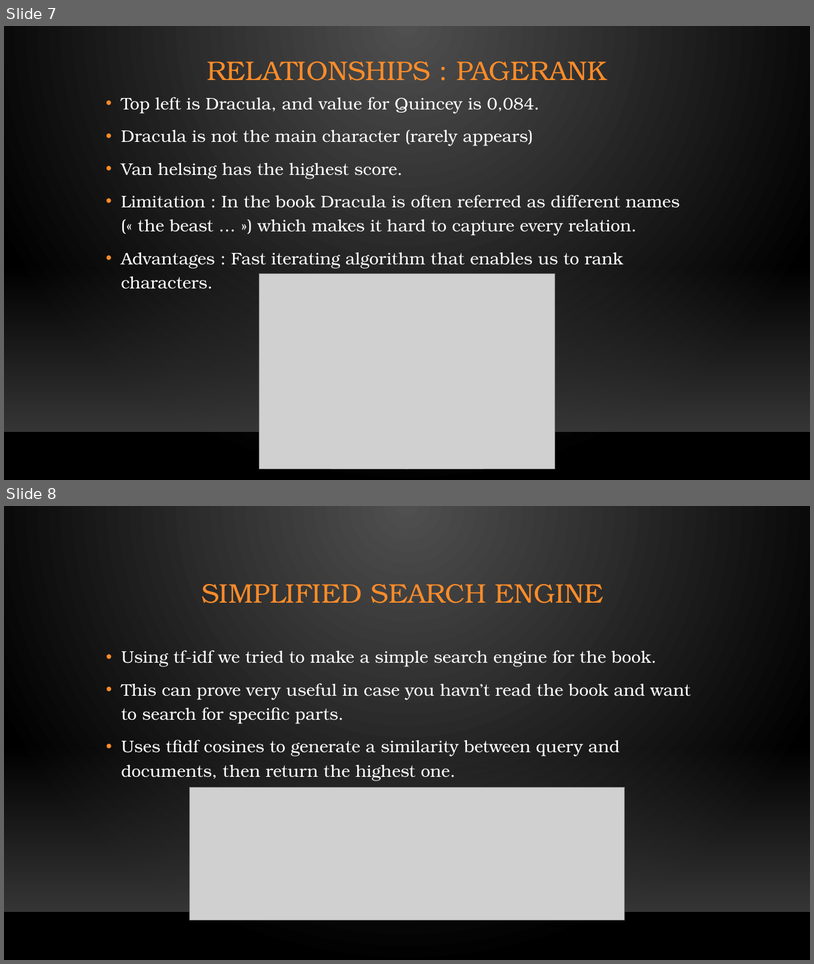
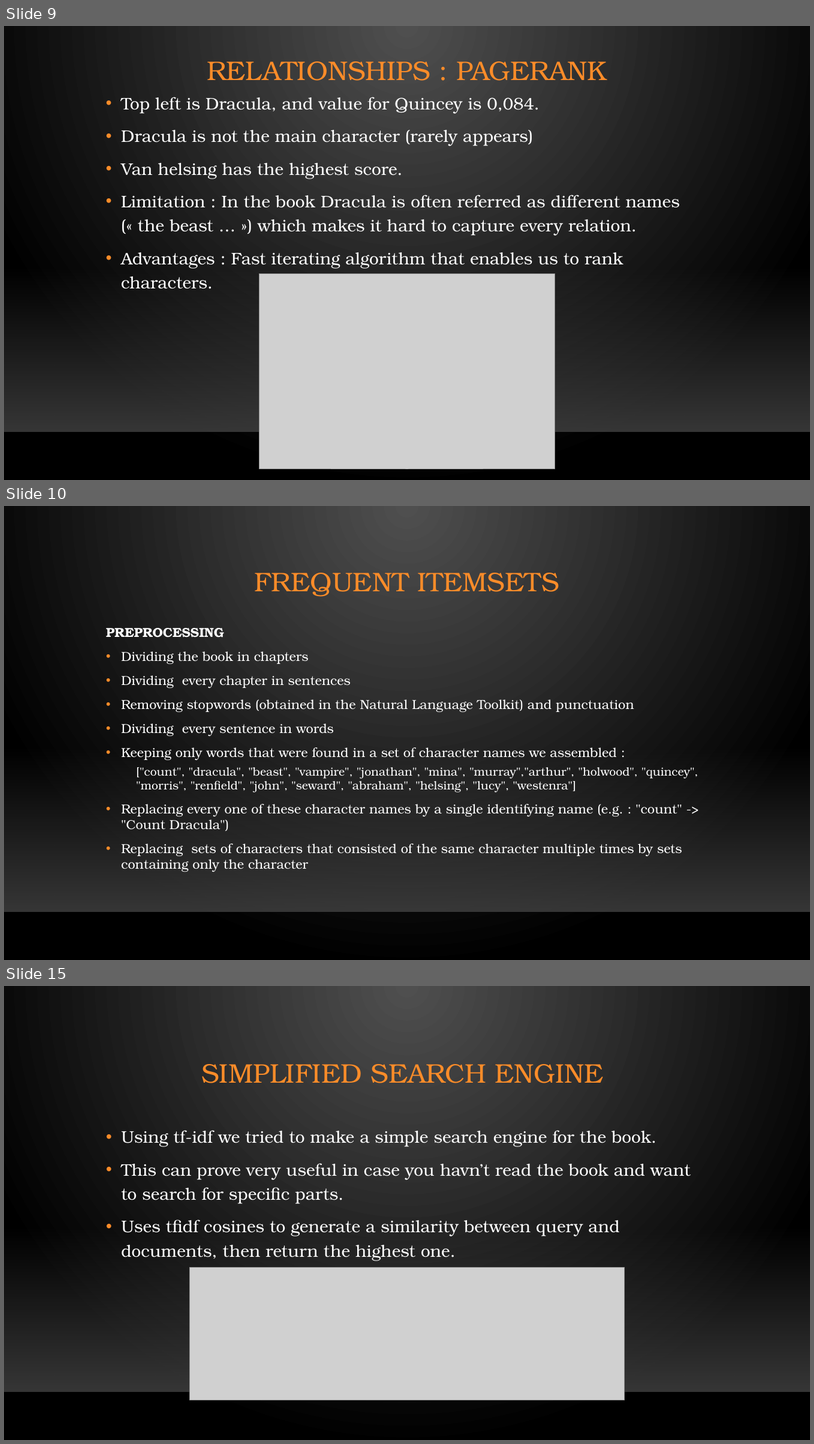
Before and after one commit to Lledune/DS-Project-Dracula, a slide deck: Understanding Dracula.pptx. Shown one above the other, each under a label of ours: slides 7 and 8 before the commit, slides 9, 10 and 15 after it; the slides between them are not shown. The pictures are 814x964 and 814x1444 pixels, drawn with LibreOffice and Linux fonts; fonts in the diff are those of the drawing; grey boxes stand for pictures; background and template pictures are left out. Boxes give left, top, right and bottom in pixels: in the first picture for what was removed or moved away, otherwise in the second. Text is boxed around its words. In the diff, an @@ line names an element or a change of style, - is before the commit and + after.

```diff
--- a/Understanding Dracula.pptx
+++ b/Understanding Dracula.pptx
@@ slide 10 added at bbox=[4, 506, 810, 960], background gradient #505050 to #000000; not listed: 2 template elements that a slide beside it also shows @@
@@ title added at bbox=[254, 573, 560, 597], 32 pt, text #FB8C29 @@
+FREQUENT ITEMSETS
@@ text added at bbox=[106, 628, 698, 872], 15.5 pt, text #FFFFFF @@
+PREPROCESSING
+• Dividing the book in chapters
+• Dividing every chapter in sentences
+• Removing stopwords (obtained in the Natural Language Toolkit) and punctuation
+• Dividing every sentence in words
+• Keeping only words that were found in a set of character names we assembled :
+  ["count", "dracula", "beast", "vampire", "jonathan", "mina", "murray","arthur", "holwood", "quincey", "morris", "renfield", "john", "seward", "abraham", "helsing", "lucy", "westenra"]
+• Replacing every one of these character names by a single identifying name (e.g. : "count" -> "Count Dracula")
+• Replacing sets of characters that consisted of the same character multiple times by sets containing only the character
@@ what was slide 7 is now slide 9 @@
@@ what was slide 8 is now slide 15 @@
```
Also in this commit, not shown: 8 other slides added, 1 slide removed, 2 other files.
